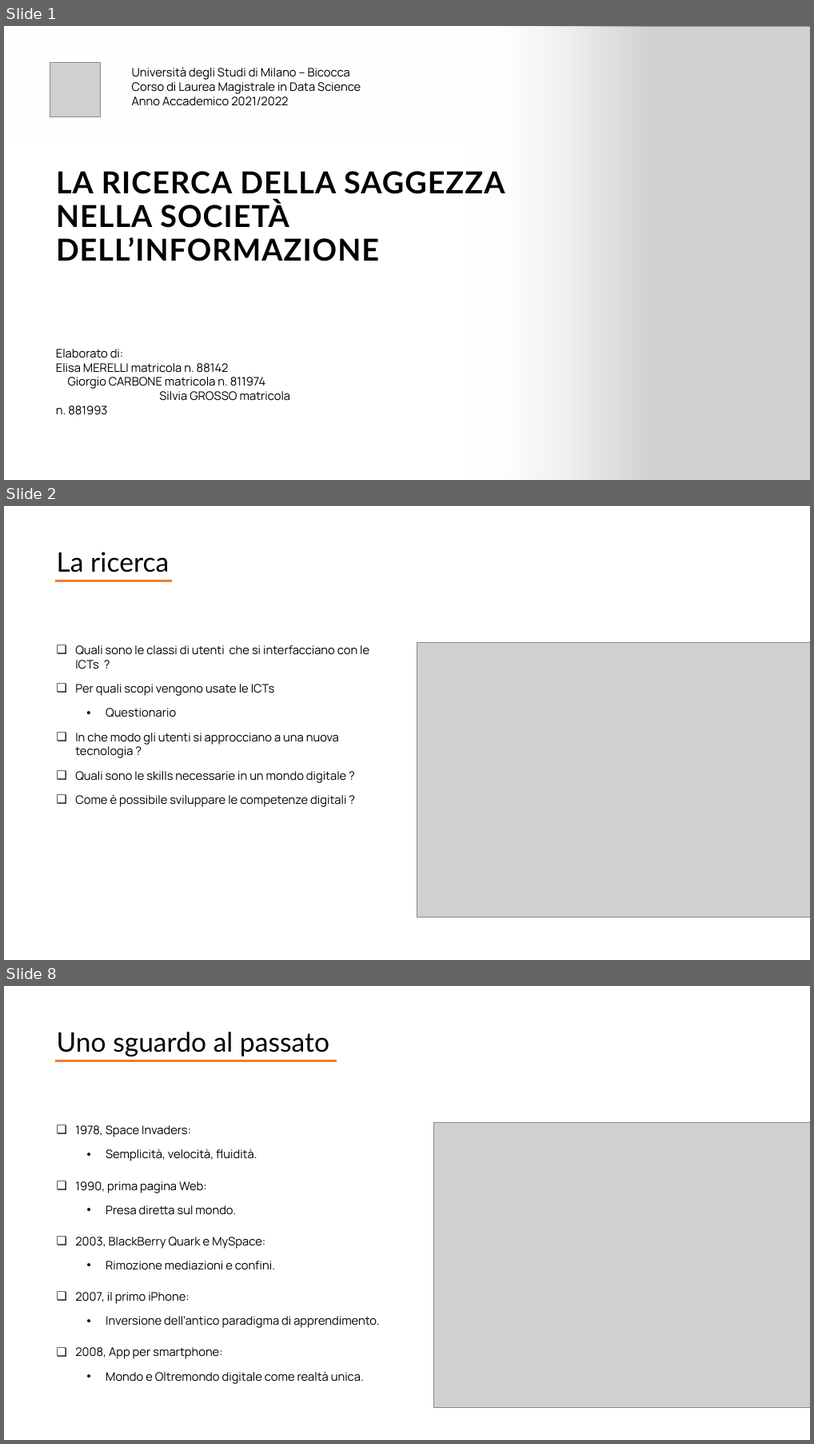
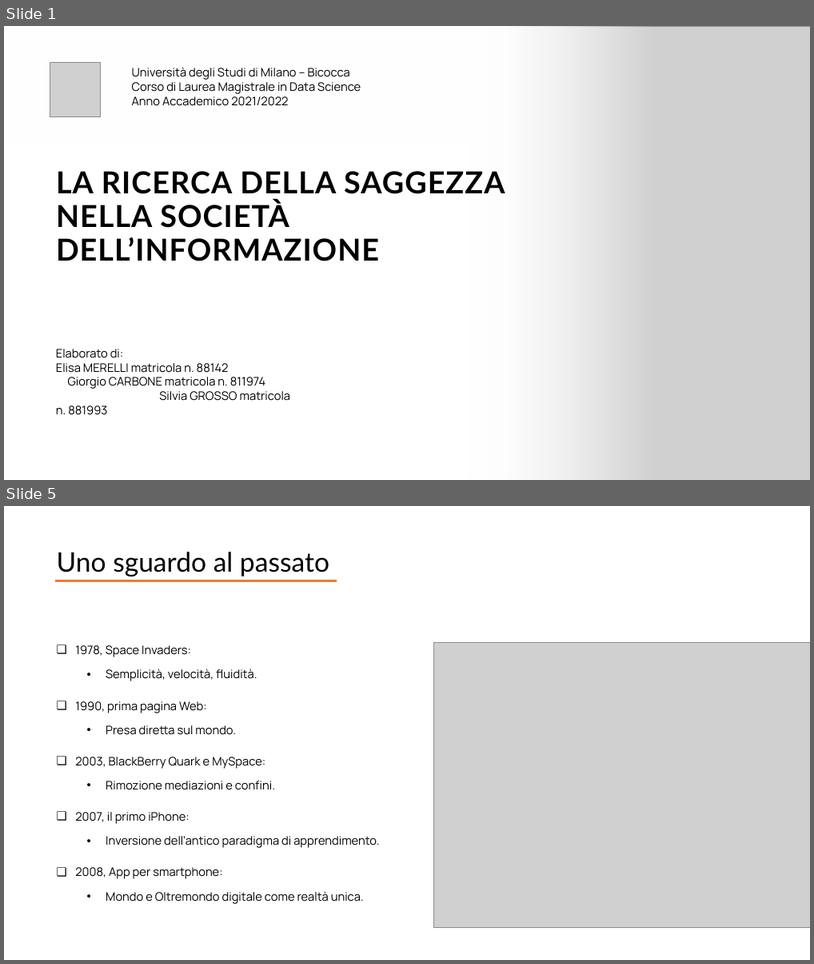
Before and after one commit to giocoal/social-issues-in-information-society-project, a slide deck: Presentazione/Presentazione_completa - Copy.pptx. Shown one above the other, each under a label of ours: slides 1, 2 and 8 before the commit, slides 1 and 5 after it; the slides between them are not shown. The pictures are 814x1444 and 814x964 pixels, drawn with LibreOffice and Linux fonts; fonts in the diff are those of the drawing; grey boxes stand for pictures. Boxes give left, top, right and bottom in pixels: in the first picture for what was removed or moved away, otherwise in the second. Text is boxed around its words. In the diff, an @@ line names an element or a change of style, - is before the commit and + after.

```diff
--- a/Presentazione/Presentazione_completa - Copy.pptx
+++ b/Presentazione/Presentazione_completa - Copy.pptx
@@ slide 2 removed at (4,506,810,960), background #FFFFFF @@
@@ text removed at (57,552,169,572) @@
-La ricerca
@@ line removed from (55, 581) to (171, 581) @@
@@ text removed at (75,645,370,807) @@
-❑ Quali sono le classi di utenti che si interfacciano con le ICTs ?
-❑ Per quali scopi vengono usate le ICTs
-  • Questionario
-❑ In che modo gli utenti si approcciano a una nuova tecnologia ?
-❑ Quali sono le skills necessarie in un mondo digitale ?
-❑ Come è possibile sviluppare le competenze digitali ?
@@ picture removed at (417,642,810,916) @@
@@ what was slide 8 is now slide 5 @@
```
Also in this commit, not shown: 3 slides changed, 1 slide added, 3 other slides removed.
